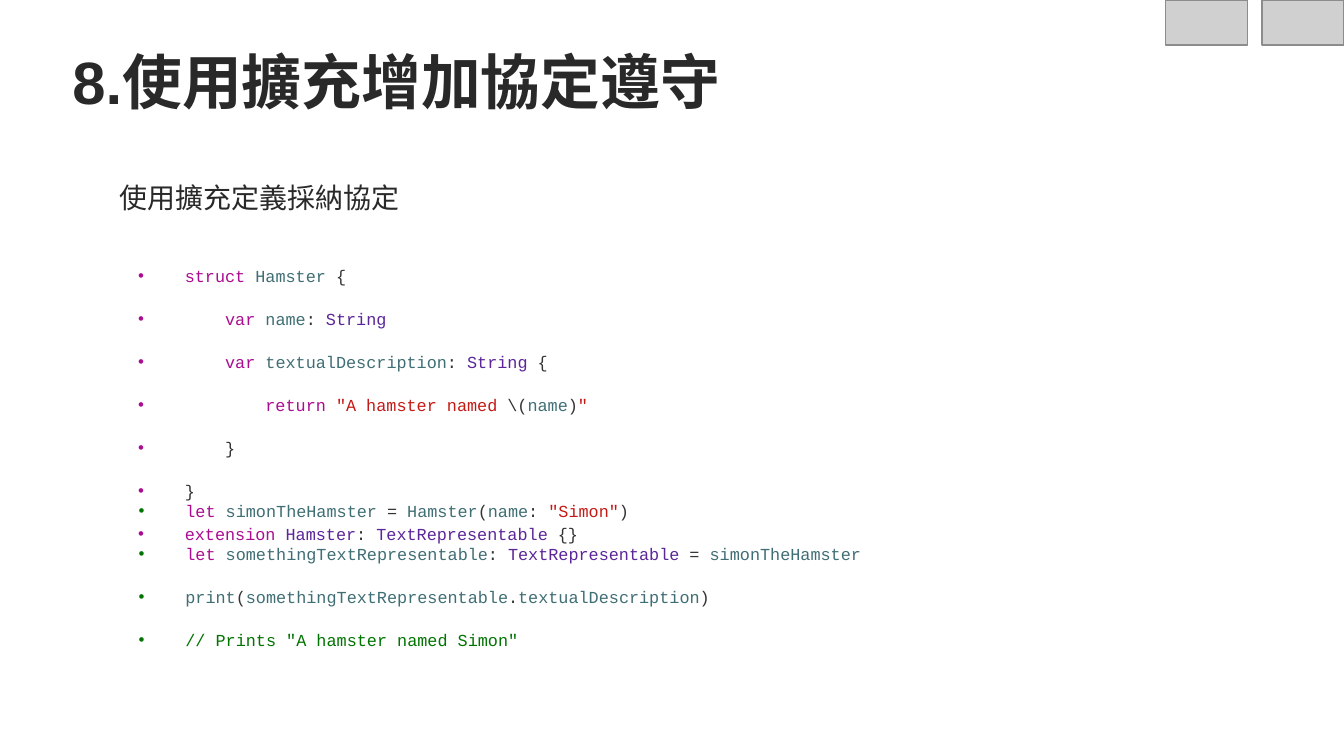
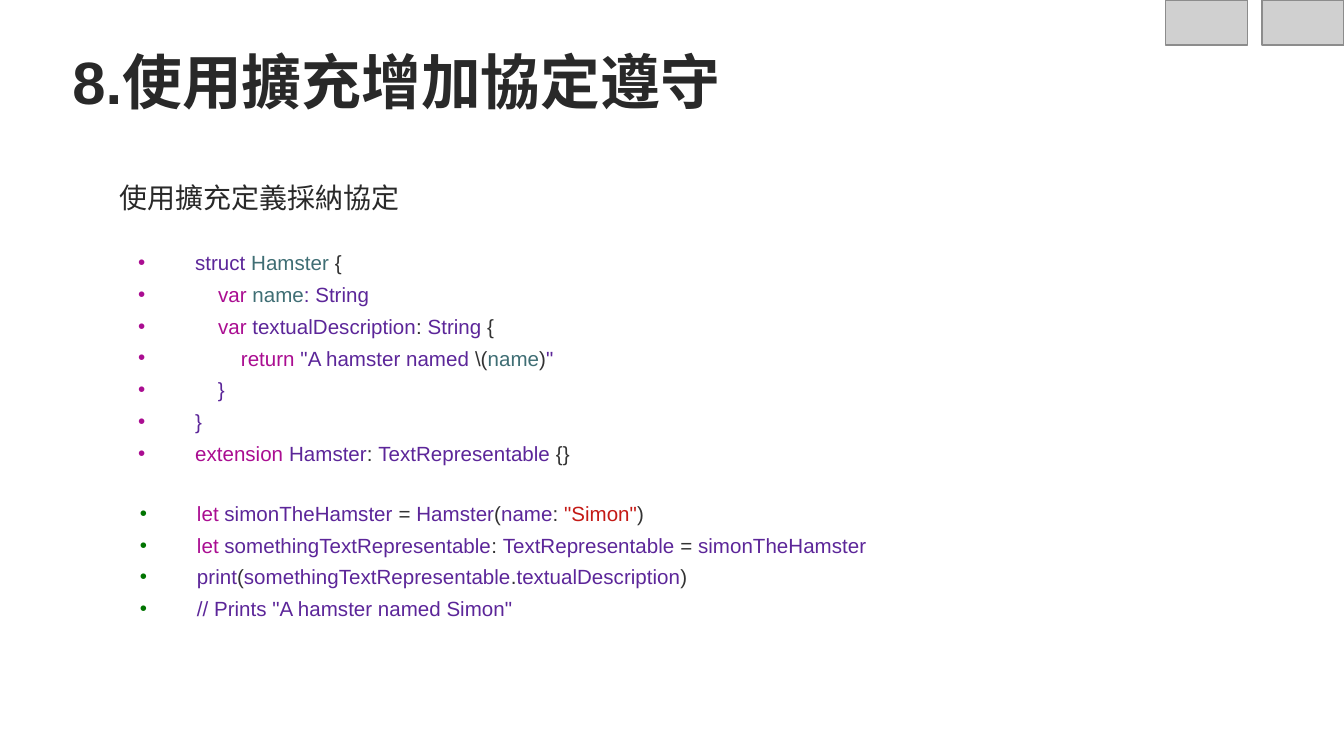
Before and after one commit to roberthsu2003/Iphone1, a slide deck: slide 17 of iOS行動程式基礎開發上架20堂課/第19堂專案練習/swift-協定.pptx. Drawn at 1344x756 pixels with LibreOffice and Linux fonts; fonts in the diff are those of the drawing; grey boxes stand for pictures; background and template pictures are left out. Boxes give left, top, right and bottom in pixels: in the first picture for what was removed or moved away, otherwise in the second. Text is boxed around its words. In the diff, an @@ line names an element or a change of style, - is before the commit and + after.

```diff
--- a/iOS行動程式基礎開發上架20堂課/第19堂專案練習/swift-協定.pptx
+++ b/iOS行動程式基礎開發上架20堂課/第19堂專案練習/swift-協定.pptx
@@ text "struct Hamster {" at <box>195,256,553,466</box>: size 9 to 11 pt, font Courier New to Arial; text colour #AA0D91 to #5C2699 in "struct"; text colour #333333 to #5C2699 in "name:", "}", "}"; text colour #3F6E74 to #5C2699 in "textualDescription:"; text colour #C41A16 to #5C2699 in ""A hamster named \(name)""; indent changed; line spacing 23pt to 17pt @@
@@ text "let simonTheHamster = Hamster(name: "Simon")": place and size @@
-text "let simonTheHamster = Hamster(name: "Simon")" at <box>185,505,861,647</box>
+text "let simonTheHamster = Hamster(name: "Simon")" at <box>197,506,866,617</box>
@@ text "let simonTheHamster = Hamster(name: "Simon")" at <box>197,506,866,617</box>: size 9 to 11 pt, font Courier New to Arial; text colour #3F6E74 to #5C2699 in "simonTheHamster Hamster(name:", "somethingTextRepresentable: simonTheHamster", "print(somethingTextRepresentable.textualDescription)"; text colour #007400 to #5C2699 in "// Prints "A hamster named Simon""; indent changed; line spacing 23pt to 17pt @@
```
Also in this commit, not shown: 17 other slides changed, 49 other files.
